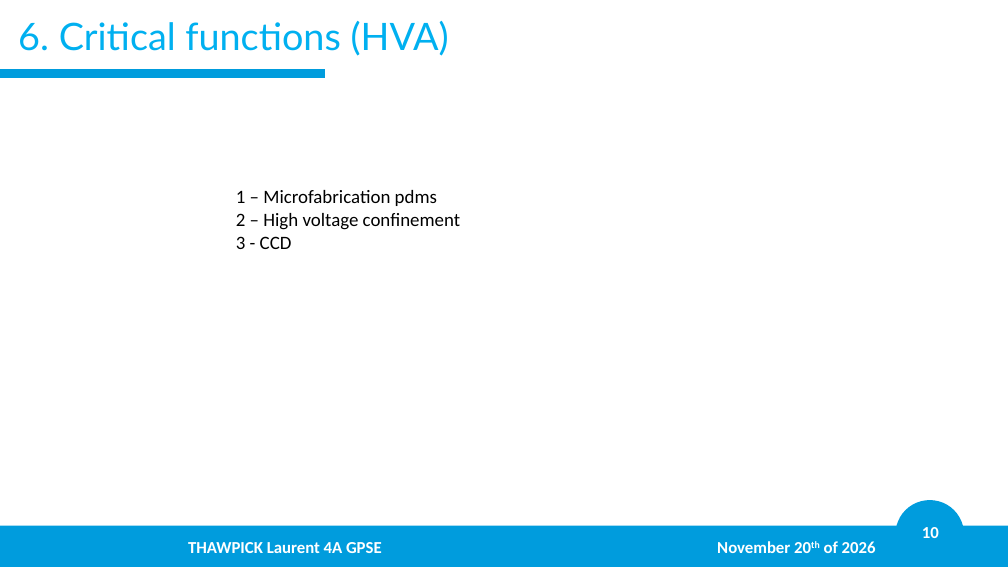
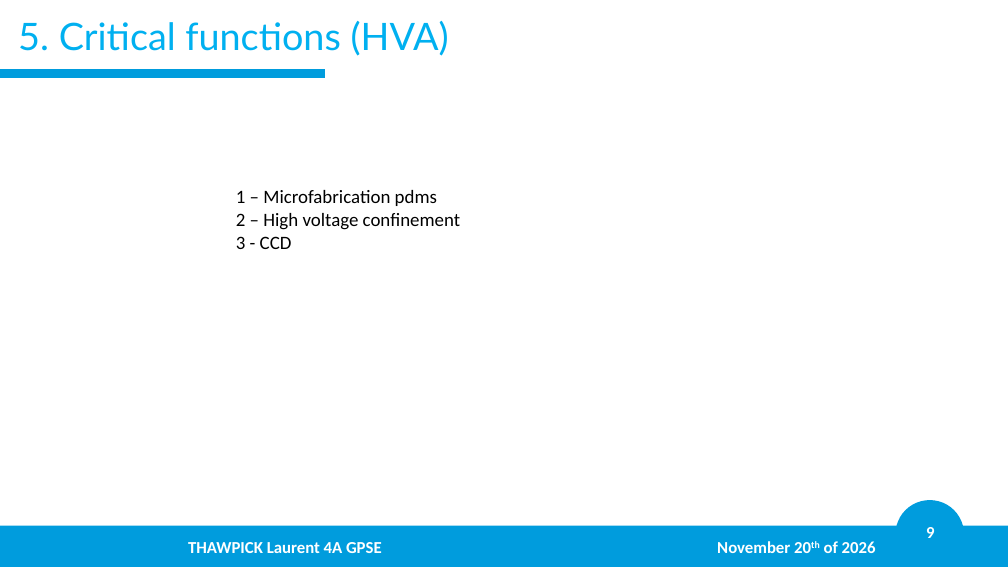
Before and after one commit to LaurentThaw/plasma-tubing, a slide deck: slide 9 of PDR for 20.11.26/PDR.pptx (slide 10 before the commit). Drawn at 1008x567 pixels with LibreOffice and Linux fonts; fonts in the diff are those of the drawing; background and template pictures are left out. Boxes give left, top, right and bottom in pixels: in the first picture for what was removed or moved away, otherwise in the second. Text is boxed around its words. In the diff, an @@ line names an element or a change of style, - is before the commit and + after.

```diff
--- a/PDR for 20.11.26/PDR.pptx
+++ b/PDR for 20.11.26/PDR.pptx
@@ title at (x1=18, y1=21, x2=449, y2=56): text changed @@
-6. Critical functions (HVA)
+5. Critical functions (HVA)
@@ page number at (x1=926, y1=527, x2=934, y2=538): text changed @@
-10
+9
```
Also in this commit, not shown: 11 other slides changed.
